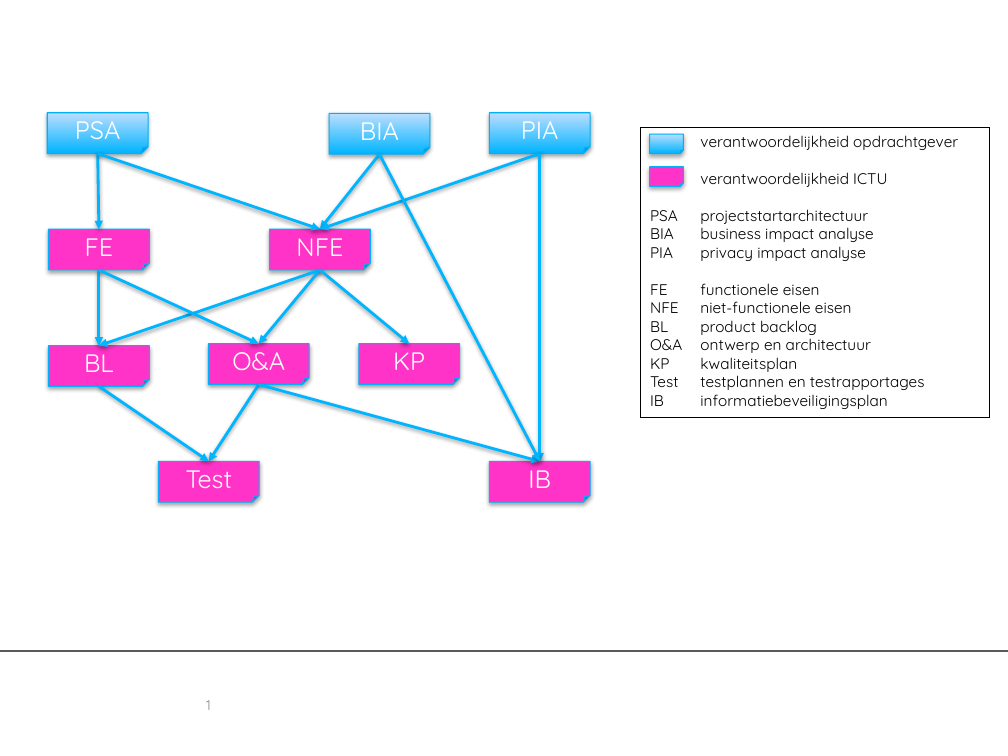
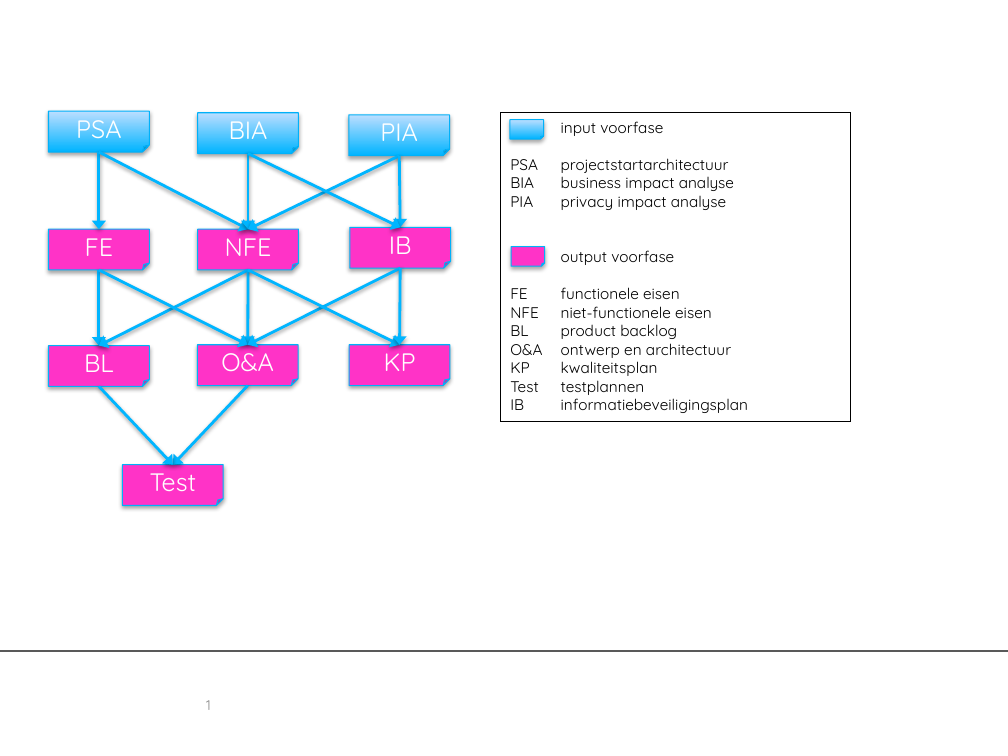
Before and after one commit to ICTU/Kwaliteitsaanpak, a slide deck: slide 1 of Content/Images/relaties-tussen-producten.pptx. Drawn at 1008x756 pixels with LibreOffice and Linux fonts; fonts in the diff are those of the drawing; background and template pictures are left out. Boxes give left, top, right and bottom in pixels: in the first picture for what was removed or moved away, otherwise in the second. Text is boxed around its words. In the diff, an @@ line names an element or a change of style, - is before the commit and + after.

Commit message:
Laatste versie plaatje.

```diff
--- a/Content/Images/relaties-tussen-producten.pptx
+++ b/Content/Images/relaties-tussen-producten.pptx
@@ folded corner "BIA": place and size @@
-folded corner "BIA" at (329,114,429,154)
+folded corner "BIA" at (198,113,298,153)
@@ folded corner "PIA": place and size @@
-folded corner "PIA" at (490,113,591,153)
+folded corner "PIA" at (349,115,450,155)
@@ rectangle "input voorfase": place and size @@
-rectangle "input voorfase" at (640,127,990,417)
+rectangle "input voorfase" at (500,113,850,421)
@@ folded corner: place and size @@
-folded corner at (650,134,683,153)
+folded corner at (510,120,543,139)
@@ text in rectangle at (561,121,663,136): text changed @@
-verantwoordelijkheid opdrachtgever
-verantwoordelijkheid ICTU
+input voorfase
@@ arrow moved from (98, 153) - (320, 229) to (99, 152) - (248, 229) @@
@@ arrow moved from (540, 153) - (320, 229) to (399, 156) - (248, 229) @@
@@ arrow moved from (379, 154) - (320, 229) to (248, 153) - (248, 229) @@
@@ arrow moved from (379, 154) - (540, 462) to (248, 153) - (400, 228) @@
@@ arrow moved from (540, 153) - (540, 462) to (399, 156) - (400, 228) @@
@@ folded corner "NFE": place and size @@
-folded corner "NFE" at (269,229,370,269)
+folded corner "NFE" at (198,229,298,269)
@@ folded corner "IB": place and size @@
-folded corner "IB" at (490,462,591,502)
+folded corner "IB" at (350,228,451,268)
@@ arrow moved from (259, 385) - (540, 462) to (400, 268) - (248, 345) @@
@@ arrow added from (400, 268) to (399, 345), #00B5FF 2 pt @@
@@ folded corner: place and size @@
-folded corner at (650,166,683,185)
+folded corner at (511,247,544,266)
@@ text in rectangle at (561,250,674,265): paragraph added @@
+output voorfase
@@ arrow moved from (99, 270) - (259, 344) to (99, 270) - (248, 345) @@
@@ arrow moved from (320, 270) - (99, 346) to (248, 270) - (99, 346) @@
@@ arrow moved from (320, 270) - (409, 344) to (248, 270) - (399, 345) @@
@@ arrow moved from (320, 270) - (259, 344) to (248, 270) - (248, 345) @@
@@ folded corner "O&A": place and size @@
-folded corner "O&A" at (209,344,309,384)
+folded corner "O&A" at (198,345,298,385)
@@ folded corner "KP": place and size @@
-folded corner "KP" at (359,344,460,384)
+folded corner "KP" at (349,345,450,385)
@@ arrow moved from (99, 386) - (209, 462) to (99, 386) - (173, 465) @@
@@ arrow moved from (259, 385) - (209, 462) to (248, 386) - (173, 465) @@
@@ text in rectangle at (561,380,645,395): text changed @@
-Test testplannen en testrapportages
+Test testplannen
@@ folded corner "Test": place and size @@
-folded corner "Test" at (158,462,259,502)
+folded corner "Test" at (123,465,224,505)
```
